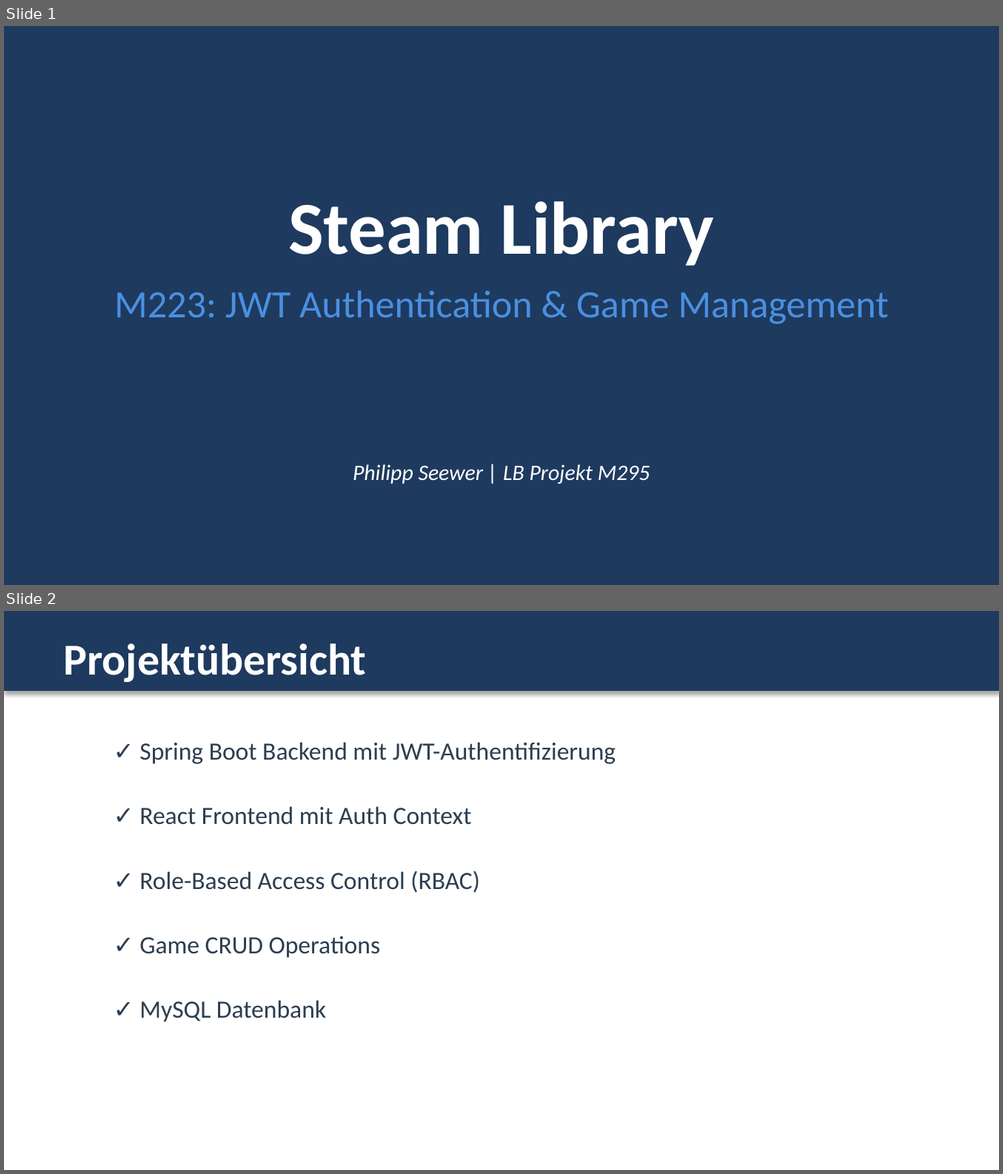
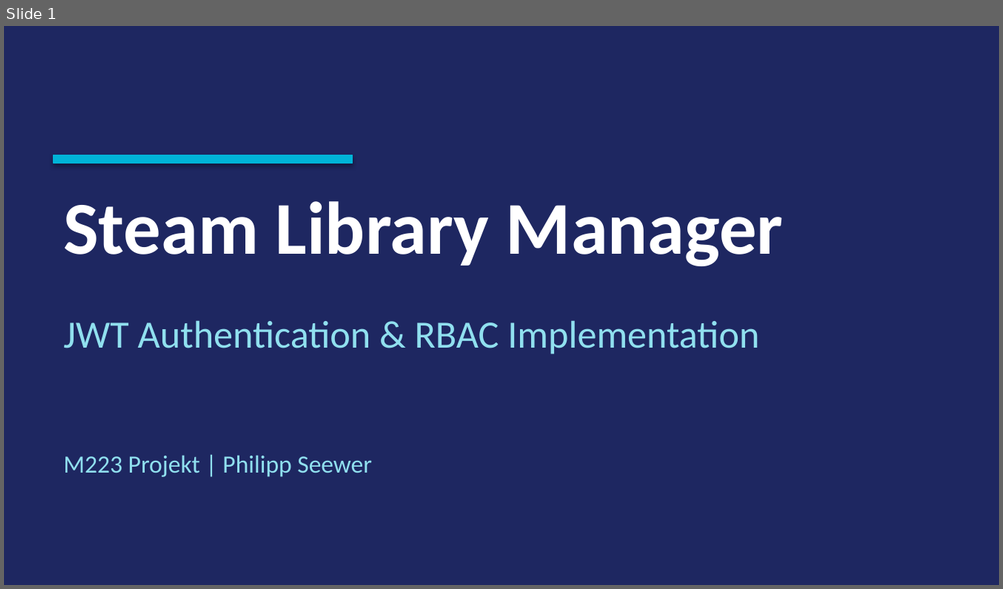
Before and after one commit to Pipo0911/LB-Projekt-M223_Philipp-Seewer, a slide deck: M223_Presentation.pptx. Shown one above the other, each under a label of ours: slides 1 and 2 before the commit, slide 1 after it. The pictures are 1003x1174 and 1003x589 pixels, drawn with LibreOffice and Linux fonts; fonts in the diff are those of the drawing. Boxes give left, top, right and bottom in pixels: in the first picture for what was removed or moved away, otherwise in the second. Text is boxed around its words. In the diff, an @@ line names an element or a change of style, - is before the commit and + after.

Commit message:
docs: Überarbeite Präsentation mit verbessertem Design und visuellen Elementen
- Neues Navy + Cyan Farbschema für professionelleres Aussehen
- 9 gut strukturierte Slides statt 8
- Verbesserte Visualisierungen: Tech Stack Grid, System Architecture Diagram
- JWT Flow mit Schritt-Animationen
- RBAC Matrix Tabelle
- Features & Testing in 2-Column Layout
- Database Schema Visualisierung
- Konsistente Typografie und Spacing
- Slide 2: 3x2 Grid mit konsistenter Boxgröße

```diff
--- a/M223_Presentation.pptx
+++ b/M223_Presentation.pptx
@@ slide 2 removed at [4, 611, 999, 1170], background #FFFFFF @@
@@ rectangle removed at [4, 611, 999, 691] @@
@@ text removed at [63, 644, 366, 682] @@
-Projektübersicht
@@ text removed at [139, 742, 615, 764] @@
-✓ Spring Boot Backend mit JWT-Authentifizierung
@@ text removed at [139, 806, 472, 825] @@
-✓ React Frontend mit Auth Context
@@ text removed at [139, 871, 480, 893] @@
-✓ Role-Based Access Control (RBAC)
@@ text removed at [139, 937, 381, 958] @@
-✓ Game CRUD Operations
@@ text removed at [139, 1000, 326, 1022] @@
-✓ MySQL Datenbank
@@ slide 1 changed as well @@
@@ background #1E3A5F to #1E2761 @@
@@ rectangle added at [54, 156, 352, 163], fill #00B4D8, outline #00B4D8 0.75 pt @@
@@ text at [63, 201, 783, 266]: text changed @@
-Steam Library
+Steam Library Manager
@@ text at [63, 321, 759, 355]: text changed; text colour #4A90E2 to #90E0EF @@
-M223: JWT Authentication & Game Management
+JWT Authentication & RBAC Implementation
@@ text at [63, 455, 372, 477]: text changed; size 16 to 18 pt; text colour #FFFFFF to #90E0EF; italic off @@
-Philipp Seewer | LB Projekt M295
+M223 Projekt | Philipp Seewer
```
Also in this commit, not shown: 3 other slides changed, 5 slides added, 3 other slides removed, 1 other file.
